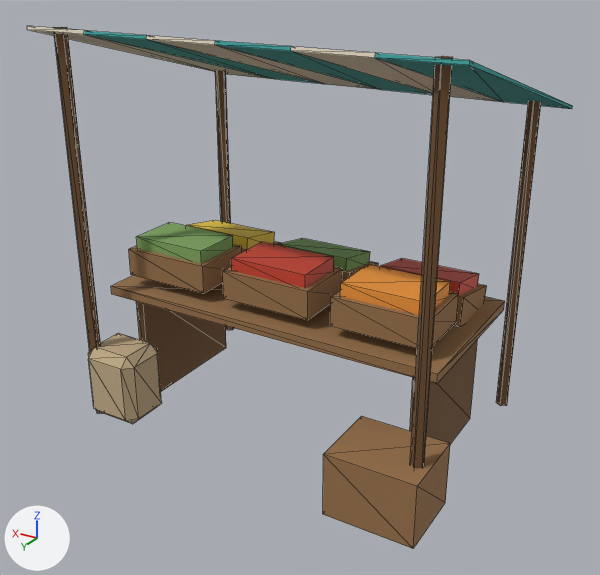
Two versions of the glTF model assets/verse/generated/town/produce_stall.glb, one commit apart.
Camera for both pictures: a camera (50 mm lens) standing at (-2.51, 4.3, 3.0) and looking at (-0.02, 0.15, 0.93). Arrows for +X, +Y and +Z are at lower left; the lights stay in place. The picture after the commit comes second. Mesh edges are drawn as thin lines. Vertices at exactly the same position are counted once.

The first picture shows 'produce_stall'.
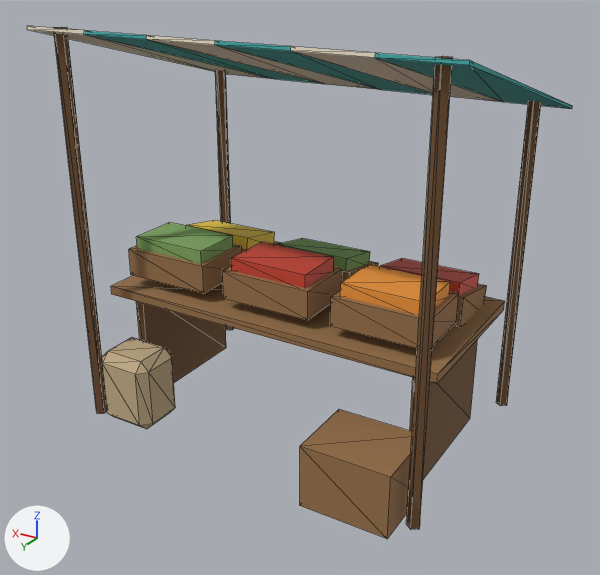
What differs and where, as boxes (x1, y1, x2, y2) in the pictures (600 x 575 px; the box of a moved part takes in the faces that stretch with it):
'produce_stall', reshaped
    before: (27, 26, 573, 549)
    after: (27, 26, 573, 539)
part 1 of me_produce_stall, moved or reshaped
    before: (323, 416, 450, 549)
    after: (300, 409, 412, 539)
part 2 of me_produce_stall, moved or reshaped
    before: (88, 333, 161, 424)
    after: (102, 337, 175, 429)

The change, as a list of edits to the scene's bpy script:
```text
Change me_produce_stall:
    where me_produce_stall.from_pydata(...)  # 220 vertices, 372 faces; spans x -1.3..1.3, y -0.99..0.99, z 0.0..2.51
    used by ob_produce_stall; location = (0.0, 0.0, 0.0)
    me_produce_stall part 1: the loose piece of 8 vertices spanning x -1.23..-0.67, y 0.54..0.99, z 0.0..0.4 is moved by (0.15, 0.0, 0.0)
    me_produce_stall part 2: the loose piece of 24 vertices spanning x 0.8..1.2, y 0.54..0.89, z 0.0..0.5 is moved by (-0.12, 0.0, 0.0)
```
